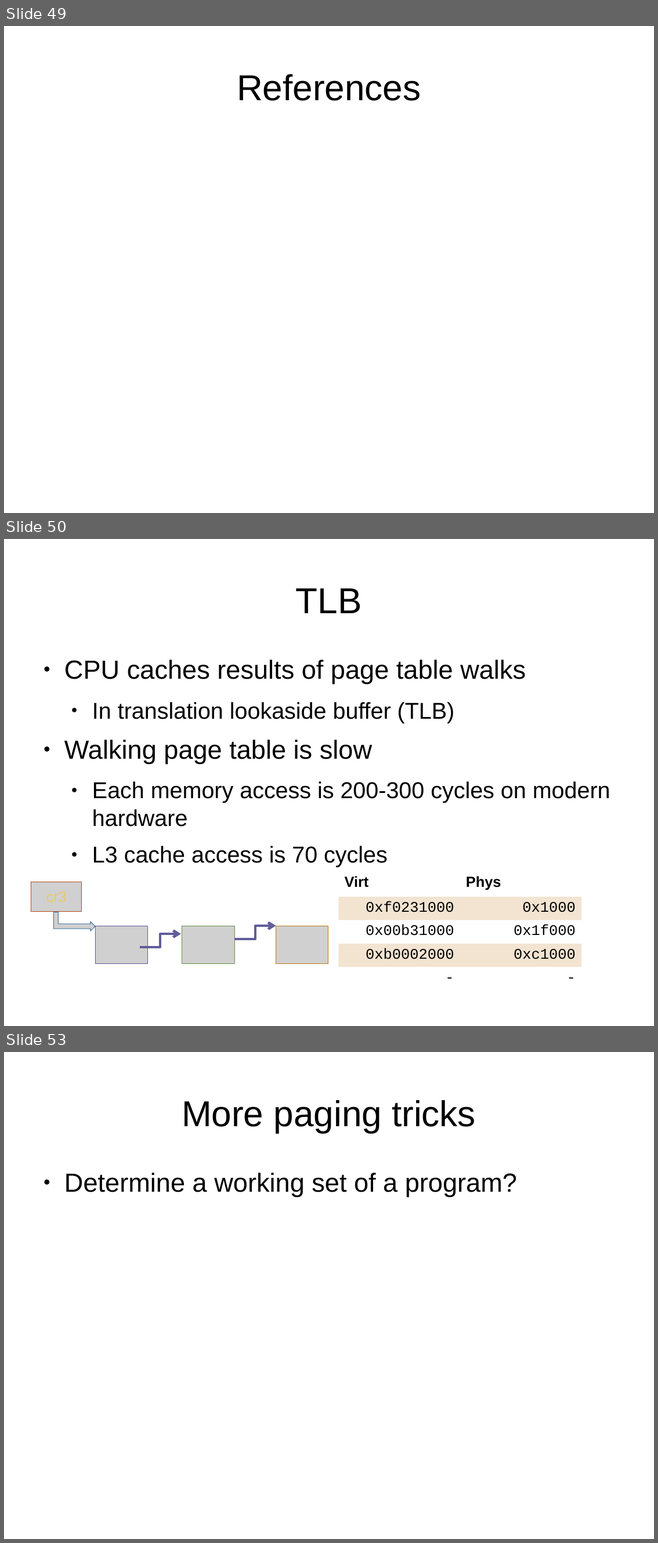
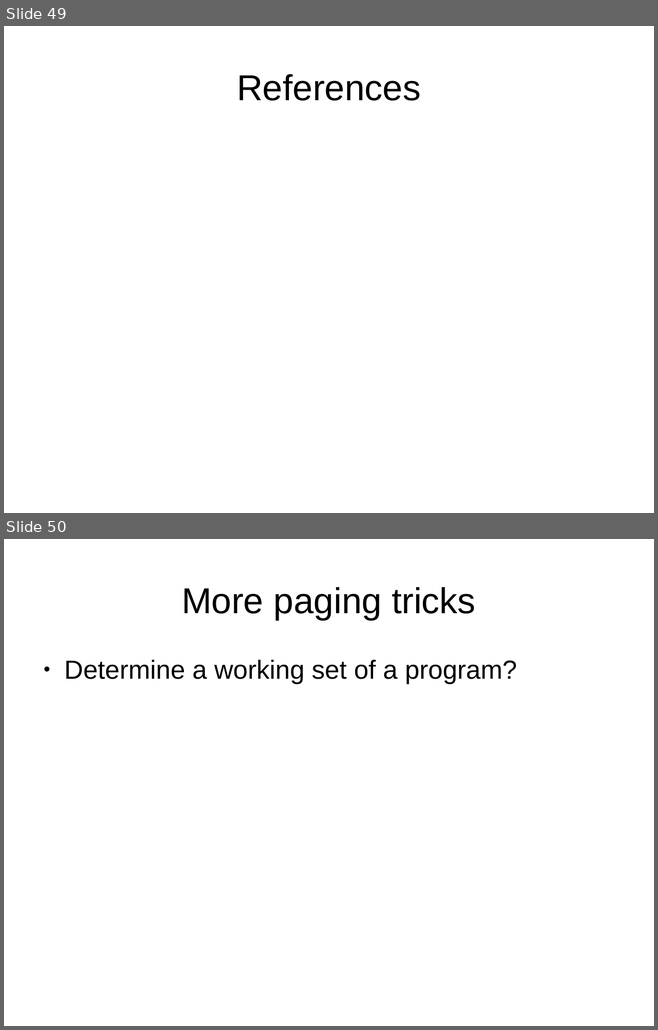
Before and after one commit to antonburtsev/cs5460, a slide deck: lectures/lecture06-address-translation-part2/lecture06-address-translation-part2.odp. Shown one above the other, each under a label of ours: slides 49, 50 and 53 before the commit, slides 49 and 50 after it; the slides between them are not shown. The pictures are 658x1543 and 658x1030 pixels, drawn with LibreOffice and Linux fonts; fonts in the diff are those of the drawing; grey boxes stand for pictures. Boxes give left, top, right and bottom in pixels: in the first picture for what was removed or moved away, otherwise in the second. Text is boxed around its words. In the diff, an @@ line names an element or a change of style, - is before the commit and + after.

```diff
--- a/lectures/lecture06-address-translation-part2/lecture06-address-translation-part2.odp
+++ b/lectures/lecture06-address-translation-part2/lecture06-address-translation-part2.odp
@@ slide 50 removed at (x1=4, y1=539, x2=654, y2=1026), background #FFFFFF @@
@@ title removed at (x1=296, y1=588, x2=362, y2=613) @@
-TLB
@@ text removed at (x1=64, y1=660, x2=610, y2=867) @@
-● CPU caches results of page table walks
-  ● In translation lookaside buffer (TLB)
-● Walking page table is slow
-  ● Each memory access is 200-300 cycles on modern hardware
-  ● L3 cache access is 70 cycles
@@ picture removed at (x1=31, y1=882, x2=81, y2=911) @@
@@ table removed at (x1=338, y1=871, x2=581, y2=991), 5 rows, 2 columns @@
-Virt | Phys
-0xf0231000 | 0x1000
-0x00b31000 | 0x1f000
-0xb0002000 | 0xc1000
-- | -
@@ picture removed at (x1=53, y1=913, x2=95, y2=931) @@
@@ picture removed at (x1=96, y1=926, x2=148, y2=964) @@
@@ elbow arrow removed from (140, 947) to (181, 934) @@
@@ picture removed at (x1=182, y1=926, x2=234, y2=964) @@
@@ elbow arrow removed from (234, 939) to (276, 926) @@
@@ picture removed at (x1=276, y1=926, x2=328, y2=964) @@
@@ what was slide 53 is now slide 50 @@
```
Also in this commit, not shown: 16 other slides removed, 7 other files.
